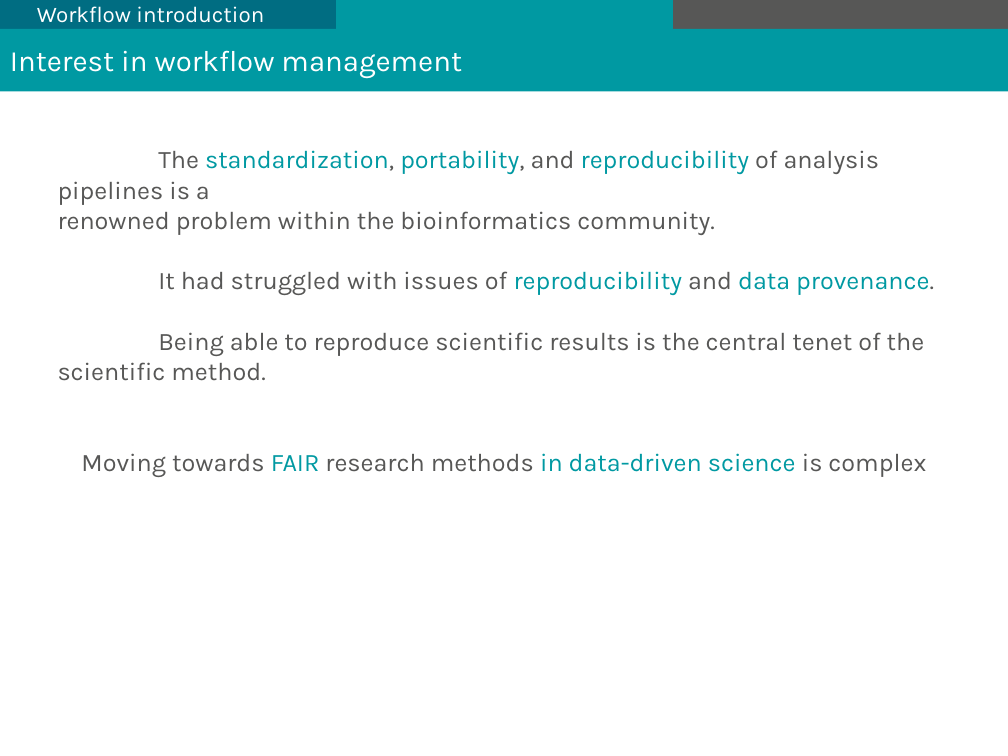
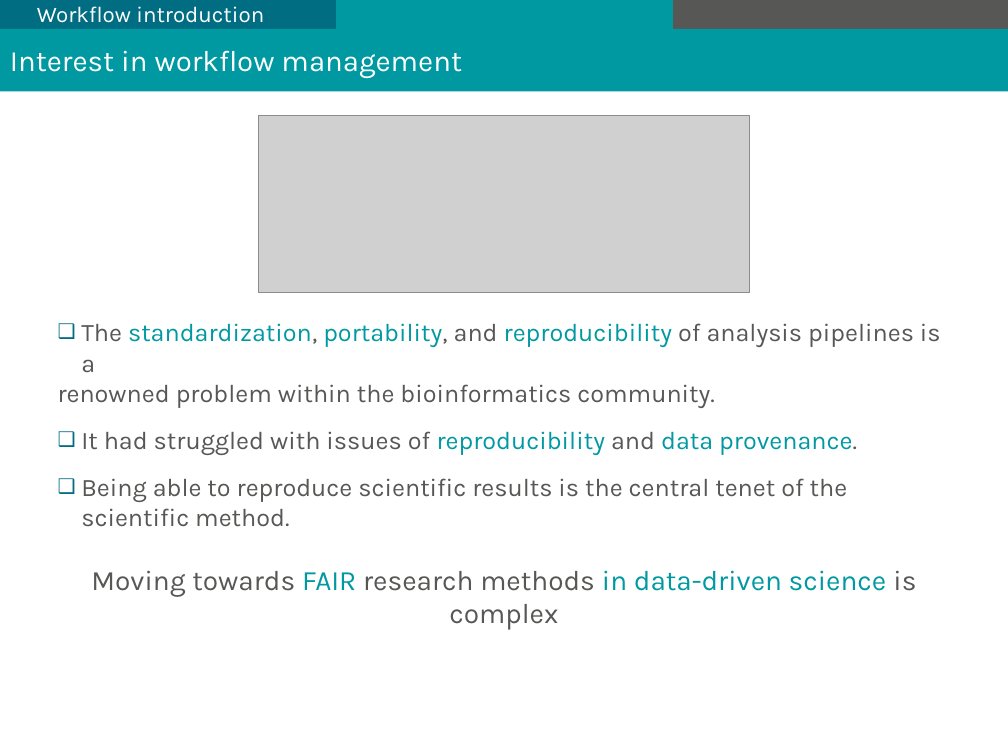
Before and after one commit to mesocentre-clermont-auvergne/formation_fair, a slide deck: slide 3 of fair_environnement/snakemake_cours/introduction_snakemake.odp. Drawn at 1008x756 pixels with LibreOffice and Linux fonts; fonts in the diff are those of the drawing; grey boxes stand for pictures; background and template pictures are left out. Boxes give left, top, right and bottom in pixels: in the first picture for what was removed or moved away, otherwise in the second. Text is boxed around its words. In the diff, an @@ line names an element or a change of style, - is before the commit and + after.

```diff
--- a/fair_environnement/snakemake_cours/introduction_snakemake.odp
+++ b/fair_environnement/snakemake_cours/introduction_snakemake.odp
@@ picture added at (x1=258, y1=115, x2=749, y2=292) @@
@@ text "The standardization, portability, and reproducibility ..." moved from (x1=58, y1=150, x2=934, y2=477) to (x1=58, y1=323, x2=941, y2=630) @@
@@ text at (x1=81, y1=323, x2=941, y2=630): size 18 to 20 pt in "Moving towards FAIR research methods in data-driven ..."; bullet none to ❑ @@
```
Also in this commit, not shown: 15 other slides changed, 1 slide added, 1 other file.
